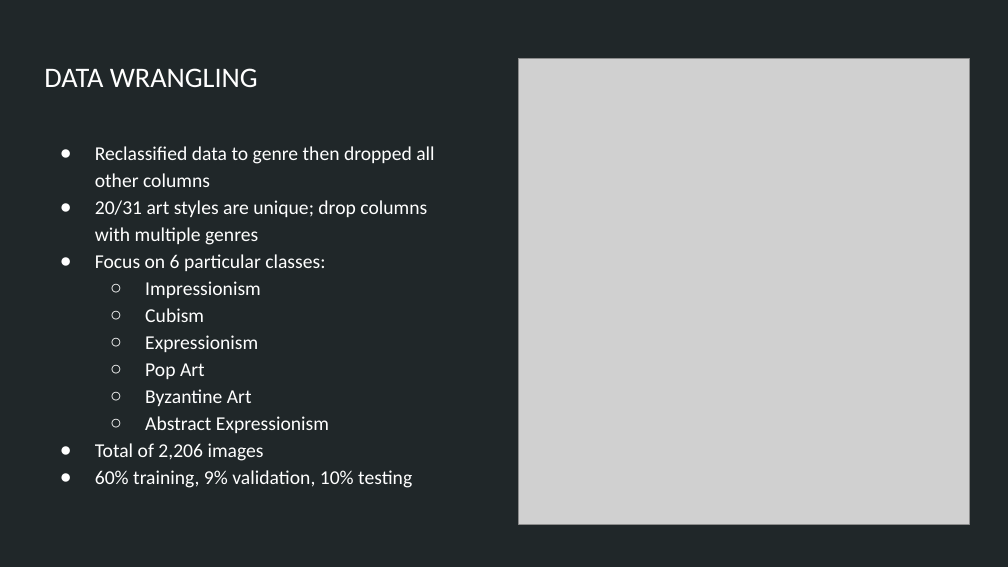
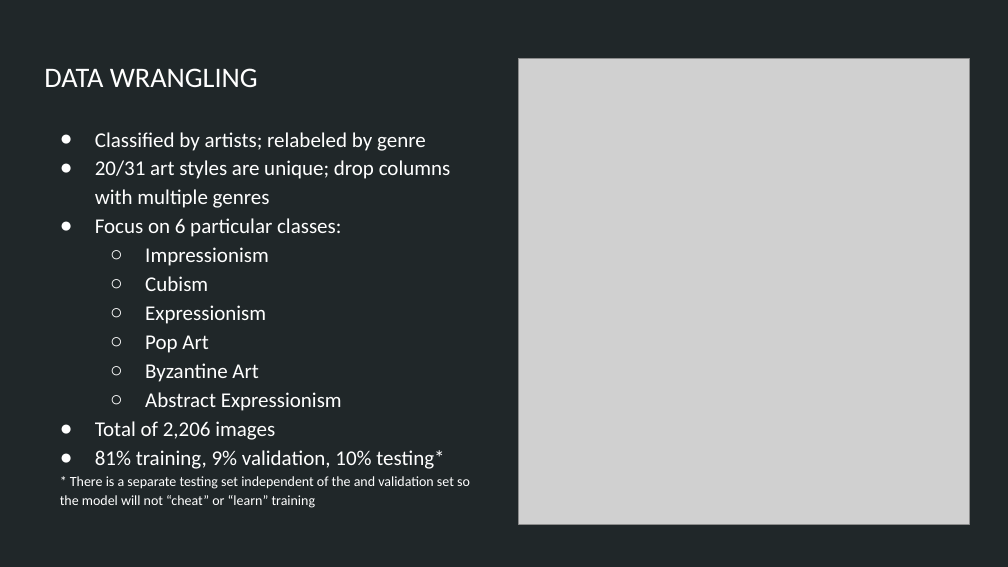
Before and after one commit to justinepicar/Art_Style_Classification, a slide deck: slide 7 of presentation/Art_Classification_ppt.pptx. Drawn at 1008x567 pixels with LibreOffice and Linux fonts; fonts in the diff are those of the drawing; grey boxes stand for pictures. Boxes give left, top, right and bottom in pixels: in the first picture for what was removed or moved away, otherwise in the second. Text is boxed around its words. In the diff, an @@ line names an element or a change of style, - is before the commit and + after.

```diff
--- a/presentation/Art_Classification_ppt.pptx
+++ b/presentation/Art_Classification_ppt.pptx
@@ text "Classified by artists; relabeled by ..." moved from (x1=95, y1=146, x2=434, y2=488) to (x1=60, y1=132, x2=470, y2=508) @@
@@ text at (x1=95, y1=132, x2=426, y2=151): text changed; size 14 to 15 pt @@
-● Reclassified data to genre then dropped all other columns
+● Classified by artists; relabeled by genre
@@ text at (x1=95, y1=160, x2=451, y2=440): size 14 to 15 pt in "20/31 art styles are unique; drop columns ...", "Focus on 6 particular classes:", "Impressionism", "Cubism" and 5 more places @@
@@ text at (x1=60, y1=450, x2=470, y2=508): text changed; size 14 to 10 pt @@
-● 60% training, 9% validation, 10% testing
+● 81% training, 9% validation, 10% testing*
+* There is a separate testing set independent of the and validation set so the model will not “cheat” or “learn” training
```
Also in this commit, not shown: 8 other slides changed, 5 slides added, 7 other files.
